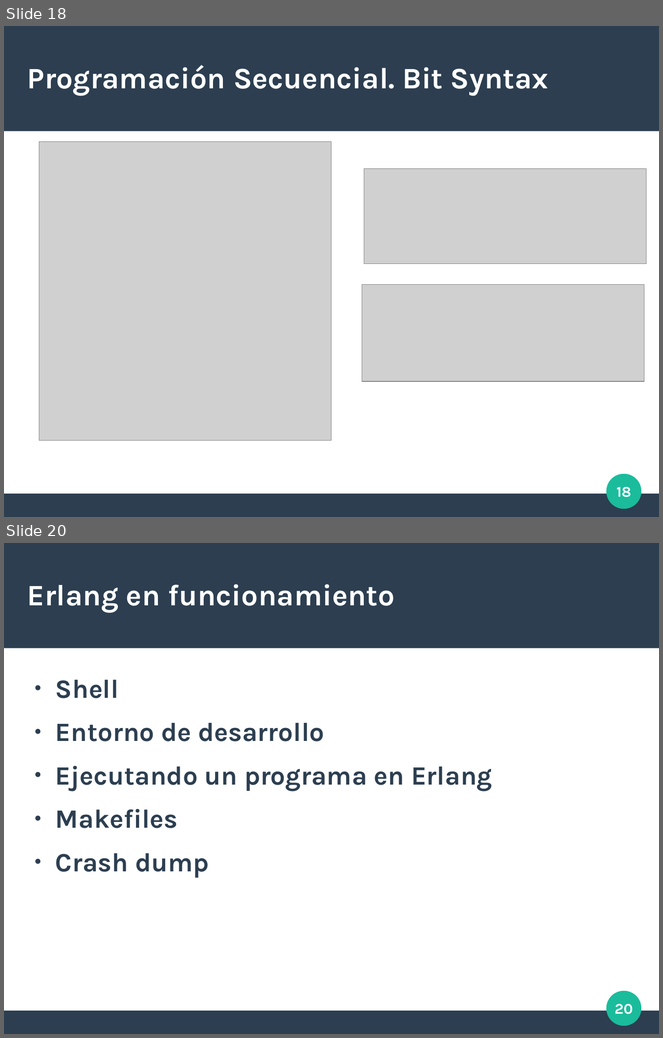
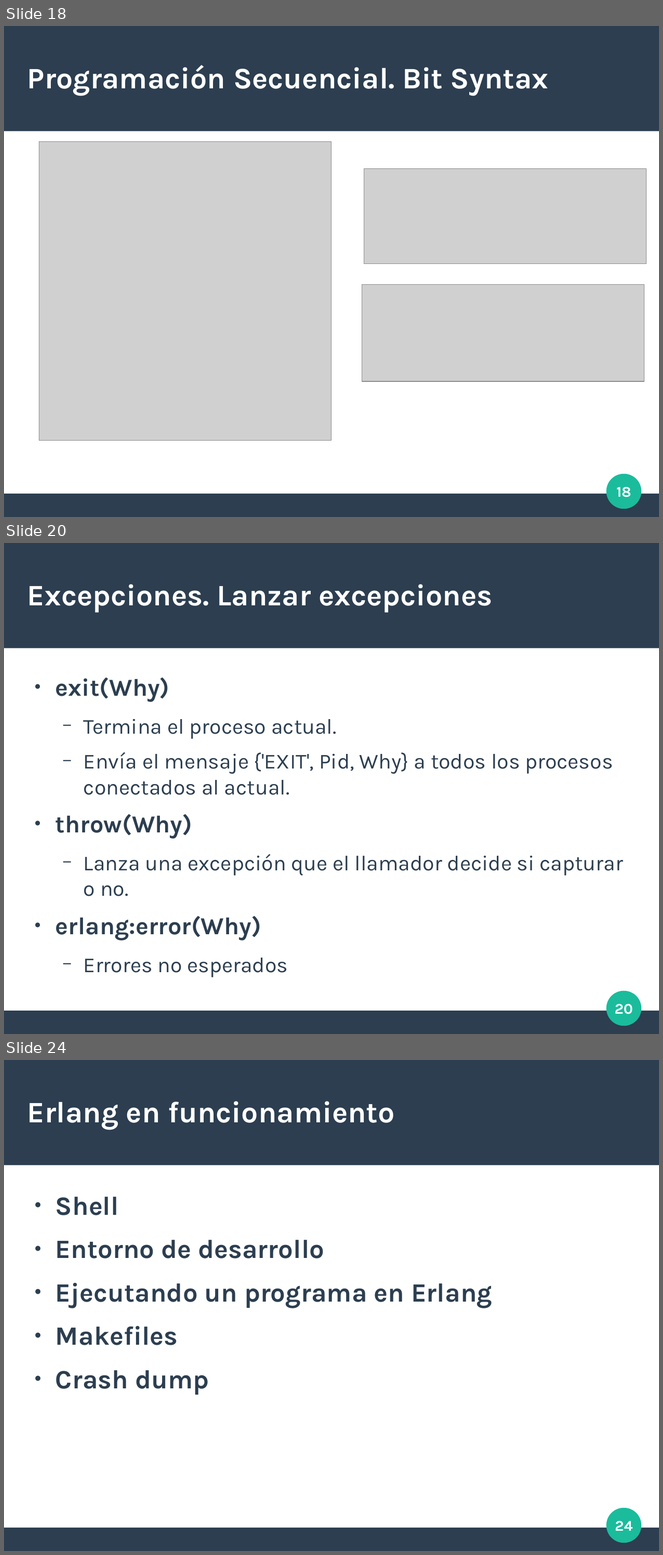
Before and after one commit to duqueGZ/erlang_101, a slide deck: doc/slides_erlang_101.odp. Shown one above the other, each under a label of ours: slides 18 and 20 before the commit, slides 18, 20 and 24 after it; the slides between them are not shown. The pictures are 663x1038 and 663x1555 pixels, drawn with LibreOffice and Linux fonts; fonts in the diff are those of the drawing; grey boxes stand for pictures. Boxes give left, top, right and bottom in pixels: in the first picture for what was removed or moved away, otherwise in the second. Text is boxed around its words. In the diff, an @@ line names an element or a change of style, - is before the commit and + after.

```diff
--- a/doc/slides_erlang_101.odp
+++ b/doc/slides_erlang_101.odp
@@ slide 20 added at bbox=[4, 543, 659, 1034], background #FFFFFF; not listed: 3 template elements that a slide beside it also shows @@
@@ title added at bbox=[27, 584, 493, 613], 36 pt, text #FFFFFF, bold @@
+Excepciones. Lanzar excepciones
@@ text added at bbox=[55, 677, 624, 978], 25.9 pt, text #2C3E50 @@
+● exit(Why)
+  − Termina el proceso actual.
+  − Envía el mensaje {'EXIT', Pid, Why} a todos los procesos conectados al actual.
+● throw(Why)
+  − Lanza una excepción que el llamador decide si capturar o no.
+● erlang:error(Why)
+  − Errores no esperados
@@ page number added at bbox=[615, 1004, 633, 1015], 18 pt, text #FFFFFF, bold @@
+20
@@ what was slide 20 is now slide 24 @@
@@ page number at bbox=[615, 1521, 633, 1531]: text changed @@
-20
+24
```
Also in this commit, not shown: 1 slide changed, 3 other slides added, 1 other file.
